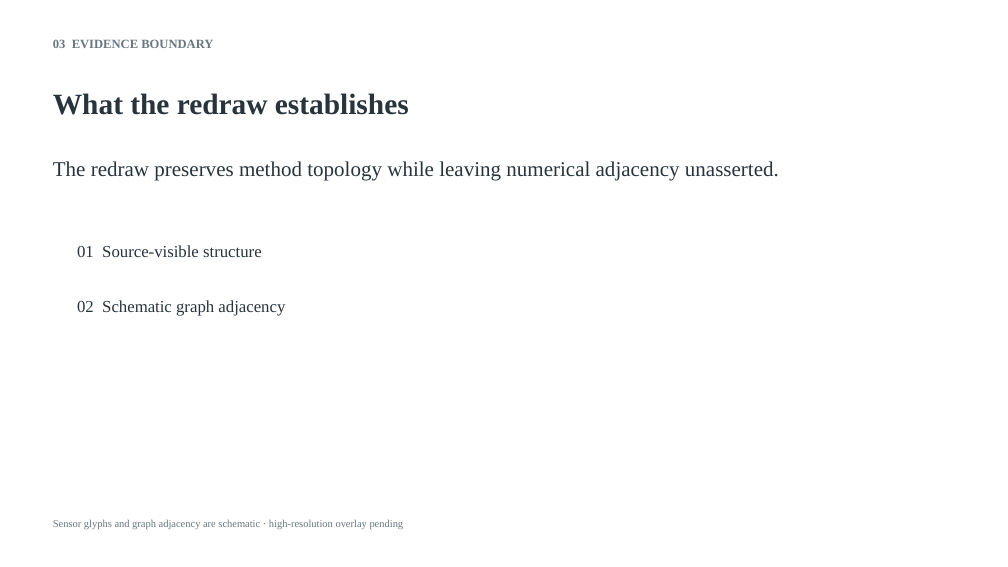
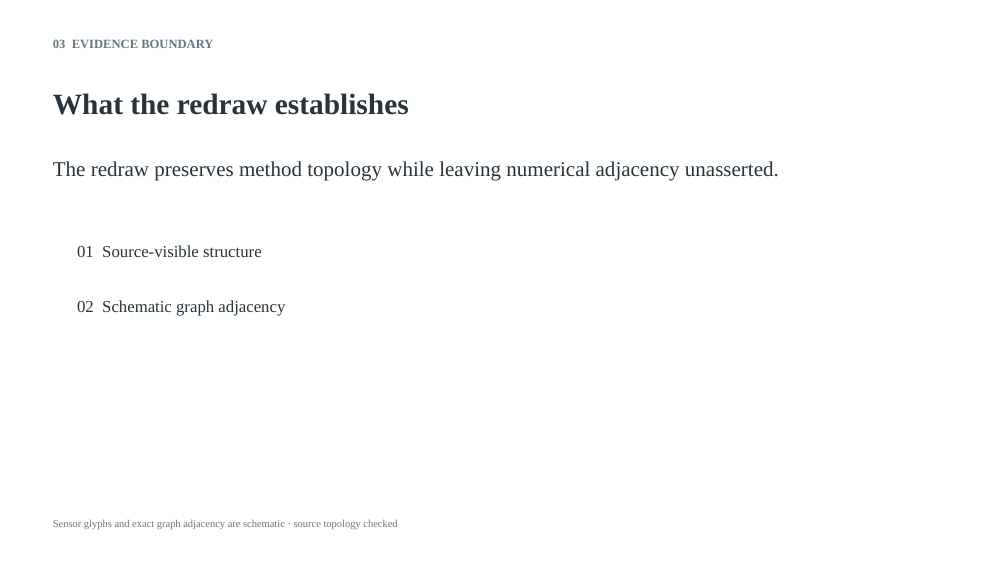
Before and after one commit to clonetimer/PPT-Skill, a slide deck: slide 3 of dist/DECK01_c01_defense.pptx. Drawn at 1008x567 pixels with LibreOffice and Linux fonts; fonts in the diff are those of the drawing. Boxes give left, top, right and bottom in pixels: in the first picture for what was removed or moved away, otherwise in the second. Text is boxed around its words. In the diff, an @@ line names an element or a change of style, - is before the commit and + after.

```diff
--- a/dist/DECK01_c01_defense.pptx
+++ b/dist/DECK01_c01_defense.pptx
@@ text at <box>53,519,397,529</box>: text changed @@
-Sensor glyphs and graph adjacency are schematic · high-resolution overlay pending
+Sensor glyphs and exact graph adjacency are schematic · source topology checked
```
Also in this commit, not shown: 1 other slide changed, 26 other files.
